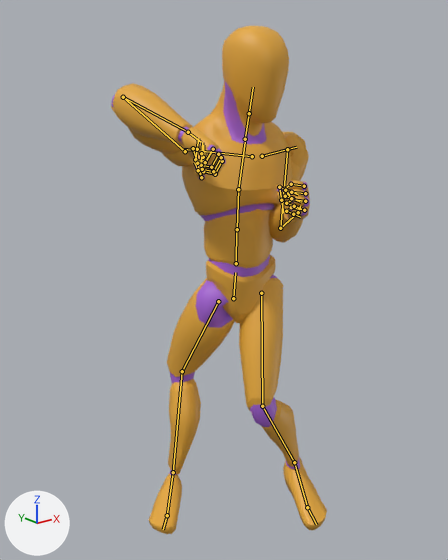
Two versions of the glTF model public/models/quaternius/blender-kicks-core.glb, one commit apart.
Rendered twice from a camera (50 mm lens) standing at (-1.345, -1.539, 1.584) and looking at (-0.076, 0.048, 0.95). Arrows for +X, +Y and +Z are at lower left; the lights stay in place. The picture after the commit comes second. Both versions are drawn at frame 3 of the action 'BF_LowKick_L'; the numbers are the values there. The bones that change, and the others that lie on the model, are drawn over the model as lines.

Names of what the first picture shows: 'Mannequin'.
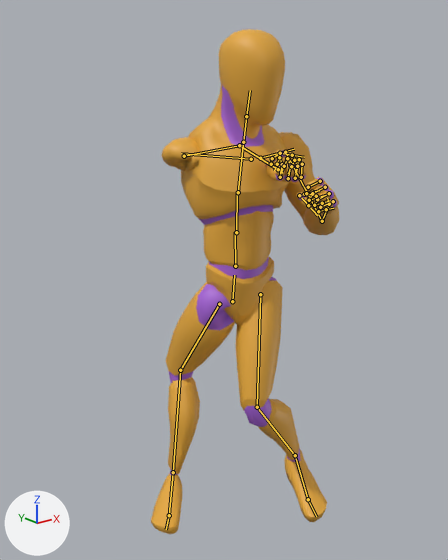
Commit message: Reconstruct kicks from five-pose motion references

Pixel boxes [x1, y1, x2, y2] of what changed, in the pictures (448 x 560 px):
```json
{"object": "Mannequin", "change": "posed", "before": [111, 26, 327, 534], "after": [151, 29, 339, 534], "on screen": "13% narrower"}
{"bone": "pelvis", "before": "(233, 298) to (235, 272)", "after": "(232, 301) to (234, 275)"}
{"bone": "spine_02", "before": "(237, 229) to (238, 189)", "after": "(236, 232) to (237, 192)"}
{"bone": "spine_03", "before": "(238, 189) to (245, 142)", "after": "(238, 192) to (243, 145)"}
{"bone": "upperarm_l", "before": "(287, 149) to (280, 228)", "after": "(285, 152) to (322, 221)"}
{"bone": "upperarm_r", "before": "(185, 151) to (123, 97)", "after": "(184, 156) to (239, 145)"}
{"bone": "thigh_l", "before": "(261, 293) to (262, 406)", "after": "(260, 294) to (257, 407)"}
{"bone": "calf_l", "before": "(262, 406) to (294, 462)", "after": "(257, 407) to (295, 455)"}
{"bone": "foot_l", "before": "(294, 462) to (307, 507)", "after": "(295, 455) to (308, 499)"}
{"bone": "thigh_r", "before": "(218, 301) to (182, 371)", "after": "(219, 304) to (180, 370)"}
{"bone": "calf_r", "before": "(182, 371) to (173, 472)", "after": "(180, 370) to (173, 472)"}
{"bone": "foot_r", "before": "(173, 472) to (167, 515)", "after": "(173, 472) to (169, 515)"}
```

The change, as JSON lines over the scene's bpy script:
```json
{"block": "bone_pelvis", "where": "bone_pelvis = bpy.data.objects['Armature'].pose.bones['pelvis']  # child of 'root'"}
{"op": "set", "path": "bone_pelvis.location", "old": "(0.009, -0.078, -0.031)", "new": "(0.011, -0.091, -0.033)"}
{"op": "set", "path": "bone_pelvis.rotation_quaternion", "old": "(0.996, -0.057, -0.072, 0.016)", "new": "(0.997, -0.065, -0.047, 0.013)", "note": "degrees (-7, -8, 2) -> degrees (-8, -5, 2)"}
{"block": "bone_spine_02", "where": "bone_spine_02 = bpy.data.objects['Armature'].pose.bones['spine_02']  # child of 'spine_01'"}
{"op": "set", "path": "bone_spine_02.location", "old": "(-0.002, -0.002, 0.008)", "new": "(-0.002, -0.003, 0.012)"}
{"op": "set", "path": "bone_spine_02.rotation_quaternion", "old": "(0.995, 0.095, 0.017, -0.001)", "new": "(0.996, 0.087, 0.017, 0.002)", "note": "degrees (11, 2, 0) -> degrees (10, 2, 0)"}
{"block": "bone_spine_03", "where": "bone_spine_03 = bpy.data.objects['Armature'].pose.bones['spine_03']  # child of 'spine_02'"}
{"op": "set", "path": "bone_spine_03.location", "old": "(-0.002, 0.0, 0.004)", "new": "(-0.001, 0.0, 0.008)"}
{"op": "set", "path": "bone_spine_03.rotation_quaternion", "old": "(0.996, 0.087, -0.017, 0.002)", "new": "(0.996, 0.087, -0.033, 0.004)", "note": "degrees (10, -2, 0) -> degrees (10, -4, 0)"}
{"block": "bone_upperarm_l", "where": "bone_upperarm_l = bpy.data.objects['Armature'].pose.bones['upperarm_l']  # child of 'clavicle_l'"}
{"op": "set", "path": "bone_upperarm_l.rotation_quaternion", "old": "(0.668, 0.242, -0.016, -0.702)", "new": "(0.828, 0.278, -0.074, -0.481)", "note": "degrees (21, 19, -89) -> degrees (32, 8, -58)"}
{"block": "bone_upperarm_r", "where": "bone_upperarm_r = bpy.data.objects['Armature'].pose.bones['upperarm_r']  # child of 'clavicle_r'"}
{"op": "set", "path": "bone_upperarm_r.rotation_quaternion", "old": "(-0.904, -0.111, -0.236, 0.334)", "new": "(0.056, -0.173, -0.195, 0.961)", "note": "degrees (3, 30, -40) -> degrees (-25, 18, 169)"}
{"block": "bone_thigh_l", "where": "bone_thigh_l = bpy.data.objects['Armature'].pose.bones['thigh_l']  # child of 'pelvis'"}
{"op": "set", "path": "bone_thigh_l.rotation_quaternion", "old": "(0.821, -0.178, 0.541, 0.017)", "new": "(0.786, -0.168, 0.592, 0.043)", "note": "degrees (-38, 64, -22) -> degrees (-41, 71, -24)"}
{"block": "bone_calf_l", "where": "bone_calf_l = bpy.data.objects['Armature'].pose.bones['calf_l']  # child of 'thigh_l'"}
{"op": "set", "path": "bone_calf_l.rotation_quaternion", "old": "(0.893, 0.435, -0.098, 0.057)", "new": "(0.874, 0.471, -0.096, 0.061)", "note": "degrees (52, -13, 1) -> degrees (56, -13, 1)"}
{"block": "bone_foot_l", "where": "bone_foot_l = bpy.data.objects['Armature'].pose.bones['foot_l']  # child of 'calf_l'"}
{"op": "set", "path": "bone_foot_l.rotation_quaternion", "old": "(0.933, -0.061, -0.312, -0.158)", "new": "(0.917, -0.083, -0.346, -0.169)", "note": "degrees (-1, -37, -19) -> degrees (-3, -42, -20)"}
{"block": "bone_thigh_r", "where": "bone_thigh_r = bpy.data.objects['Armature'].pose.bones['thigh_r']  # child of 'pelvis'"}
{"op": "set", "path": "bone_thigh_r.rotation_quaternion", "old": "(0.328, 0.05, 0.887, 0.319)", "new": "(0.299, 0.062, 0.886, 0.348)", "note": "degrees (-46, 147, -21) -> degrees (-48, 151, -21)"}
{"block": "bone_calf_r", "where": "bone_calf_r = bpy.data.objects['Armature'].pose.bones['calf_r']  # child of 'thigh_r'"}
{"op": "set", "path": "bone_calf_r.rotation_quaternion", "old": "(0.904, 0.23, 0.342, -0.114)", "new": "(0.893, 0.269, 0.337, -0.129)", "note": "degrees (27, 42, -4) -> degrees (32, 42, -4)"}
{"block": "bone_foot_r", "where": "bone_foot_r = bpy.data.objects['Armature'].pose.bones['foot_r']  # child of 'calf_r'"}
{"op": "set", "path": "bone_foot_r.rotation_quaternion", "old": "(0.301, 0.071, -0.484, -0.818)", "new": "(0.28, 0.068, -0.503, -0.815)", "note": "degrees (58, -10, -145) -> degrees (61, -10, -148)"}
```
